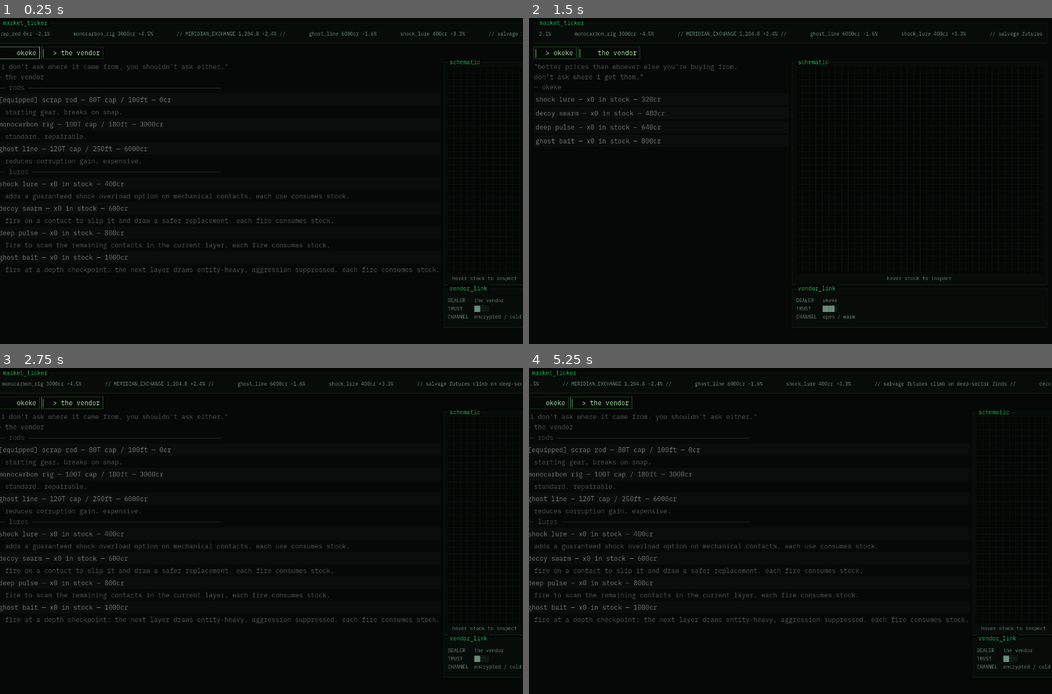
Above: before the commit, frames 1-4 (two rows, left to right).
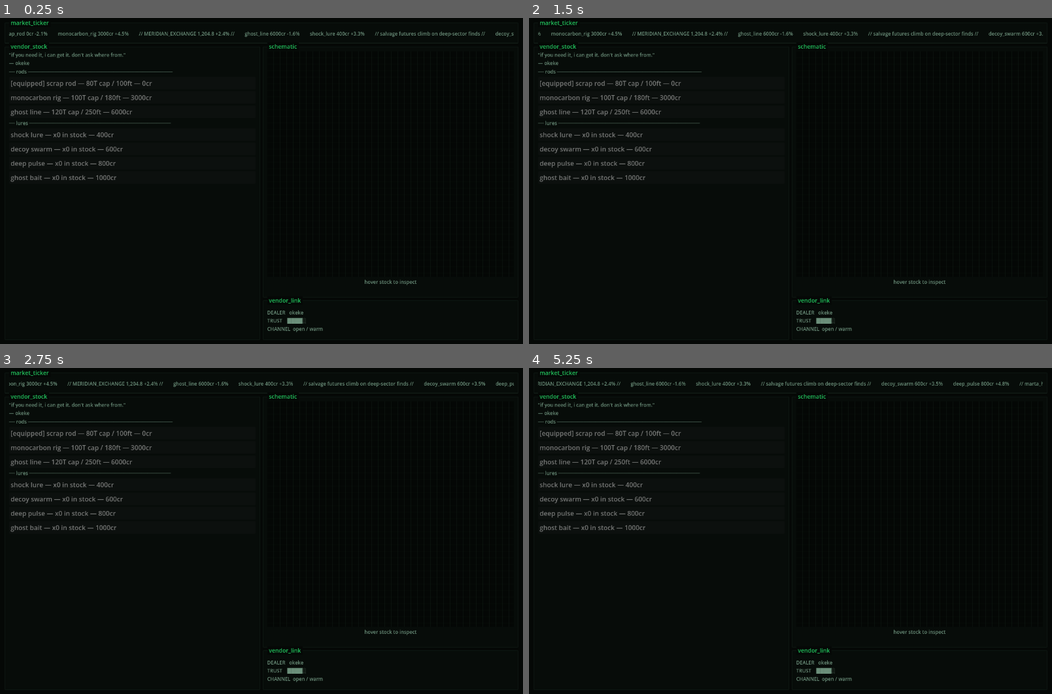
Above: after the commit, the same moments.

Repository: Teeohbee/deadcast
Game: Godot game, scene res://scenes/barge_hub/VendorsLayout.tscn
Two runs of this game, one before a commit and one after it. Both use one fixed random seed, a clock stepped at 60 frames per second and the inputs below. This scene is started directly instead of the project's main scene.
Inputs (mouse positions are in pixels of both pictures, inside the frame that each line leads up to):
- Up to frame 1 (0.25 s): no input
- Up to frame 2 (1.5 s): click (549, 53) at 0.5 s, where only the run before the commit has a clickable "│ okeke"; click (555, 53) at 1.25 s, where only the run before the commit has a clickable "│ > okeke"
- Up to frame 3 (2.75 s): click (78, 403) at 2 s, where only the run before the commit has a clickable "│ the vendor"
- Up to frame 4 (5.25 s): click (602, 403) at 2.75 s, where only the run before the commit has a clickable "│ > the vendor"; click (549, 403) at 3.5 s, where only the run before the commit has a clickable "│ okeke"; click (555, 403) at 4.25 s, where only the run before the commit has a clickable "│ > okeke"; click (607, 403) at 5 s, where only the run before the commit has a clickable "│ the vendor"

The runs differ from the first frame. In frame 1, 5.2% of the frame differs, in the area x 0-100%, y 0-97%; in frame 2, 3.5%; in frame 3, 5.2%; in frame 4, 5.2%.

Commit message:
feat: rework vendors screen with okeke as sole dealer
- Frame the vendor content in a bordered vendor_stock panel to match the
  workshop layout
- Move per-item descriptions out of the list into the schematic panel,
  shown on hover (declutters the list and fixes vertical overflow)
- Scrap 'the vendor'; okeke now sells all rods and lures at base price and
  is always available (no pressure lockout)
- Grab initial keyboard/controller focus on the first buyable item
- Align styling to DeckStyle (action buttons + labels) to match the deck
  and workshop

Simplifies vendor_link to okeke-only and updates the tests.

Diff:
--- a/scenes/barge_hub/VendorsLayout.gd
+++ b/scenes/barge_hub/VendorsLayout.gd
@@ -1,7 +1,6 @@
 # scenes/barge_hub/VendorsLayout.gd
 extends Control
 
-const OKEKE_DISCOUNT: float = 0.8
 const ROD_PATHS: Array[String] = [
 	"res://resources/rods/scrap_rod.tres",
 	"res://resources/rods/monocarbon_rig.tres",
@@ -13,93 +12,30 @@
 	"res://resources/lures/deep_pulse.tres",
 	"res://resources/lures/ghost_bait.tres",
 ]
-@onready var okeke_btn: Button = $MarginContainer/VBoxContainer/VendorButtons/OkekeBtn
-@onready var vendor_btn: Button = $MarginContainer/VBoxContainer/VendorButtons/VendorBtn
-@onready var stock_container: VBoxContainer = $MarginContainer/VBoxContainer/StockRow/StockContainer
-@onready var message_label: Label = $MarginContainer/VBoxContainer/MessageLabel
+@onready var stock_container: VBoxContainer = $MarginContainer/VBoxContainer/StockRow/LeftColumn/StockPanel/VBox/StockContainer
+@onready var message_label: Label = $MarginContainer/VBoxContainer/StockRow/LeftColumn/StockPanel/VBox/MessageLabel
 @onready var _ticker: MarketTicker = $MarginContainer/VBoxContainer/MarketTicker
 @onready var _vendor_link: VendorLink = $MarginContainer/VBoxContainer/StockRow/RightColumn/VendorLink
 @onready var _schematic: ItemSchematic = $MarginContainer/VBoxContainer/StockRow/RightColumn/ItemSchematic
 
-var _active: String = "vendor"
-
 func _ready() -> void:
-	self.theme = UIStyle.get_theme()
-	UIStyle.apply_label(message_label, UIStyle.COL_DIM)
-
-	for btn in [okeke_btn, vendor_btn]:
-		btn.focus_mode = Control.FOCUS_ALL
-		btn.alignment = HORIZONTAL_ALIGNMENT_LEFT
-		UIStyle.apply_button(btn)
-		for st: String in ["normal", "hover", "focus", "pressed"]:
-			(btn.get_theme_stylebox(st) as StyleBoxFlat).content_margin_left = 0
-
-	okeke_btn.pressed.connect(func(): _select("okeke"))
-	vendor_btn.pressed.connect(func(): _select("vendor"))
-
-	_refresh_vendor_tabs()
-	_vendor_link.refresh(_active)
-	_build_stock()
-	okeke_btn.grab_focus()
-
-func _select(vendor: String) -> void:
-	_active = vendor
-	message_label.text = ""
-	_refresh_vendor_tabs()
-	_vendor_link.refresh(vendor)
+	DeckStyle.apply_label(message_label, DeckStyle.DIM, DeckStyle.SIZE_BODY)
+	_vendor_link.refresh()
 	_build_stock()
 
-func _refresh_vendor_tabs() -> void:
-	okeke_btn.text = "│  > okeke" if _active == "okeke" else "│    okeke"
-	vendor_btn.text = "│  > the vendor" if _active == "vendor" else "│    the vendor"
-
+# Okeke is the deck's sole dealer: rods and lures, base price, always open.
 func _build_stock() -> void:
 	for child in stock_container.get_children():
 		child.queue_free()
 	_schematic.clear()
 	await get_tree().process_frame
 
-	if _active == "okeke":
-		_build_okeke_stock()
-	else:
-		_build_vendor_stock()
-
-func _build_okeke_stock() -> void:
-	if GameState.pressure_level >= 3:
-		var msg := Label.new()
-		msg.text = "\"marta's people came by. i can't help you right now. sorry.\"\n— okeke"
-		UIStyle.apply_label(msg, UIStyle.COL_DEBT)
-		stock_container.add_child(msg)
-		return
-
-	_add_dim_label("\"better prices than whoever else you're buying from.\ndon't ask where i get them.\"\n— okeke")
-
-	for path in LURE_PATHS:
-		var lure: LureData = load(path)
-		var price := int(lure.purchase_cost * OKEKE_DISCOUNT)
-		var qty: int = GameState.lure_inventory.get(GameState.get_lure_id(lure), 0)
-		var btn := _make_stock_btn(
-			"%s — x%d in stock — %dcr" % [lure.lure_name.to_lower(), qty, price],
-			GameState.credits < price)
-		var lure_ref := lure
-		btn.pressed.connect(func(): _buy_lure(lure_ref, price))
-		_wire_inspect(btn, "lure", lure.effect, lure.lure_name)
-		stock_container.add_child(btn)
-
-func _build_vendor_stock() -> void:
-	_add_dim_label("\"i don't ask where it came from. you shouldn't ask either.\"\n— the vendor")
-
-	var multiplier := GameState.get_vendor_price_multiplier()
-	if multiplier > 1.0:
-		var warn := Label.new()
-		warn.text = "pressure surcharge: prices +20%"
-		UIStyle.apply_label(warn, UIStyle.COL_WARNING)
-		stock_container.add_child(warn)
+	_add_dim_label("\"if you need it, i can get it. don't ask where from.\"\n— okeke")
 
 	_add_stock_header("── rods ─────────────────────────────────────────────────")
 	for path in ROD_PATHS:
 		var rod: RodData = load(path)
-		var price := int(rod.purchase_cost * multiplier)
+		var price := rod.purchase_cost
 		var equipped := GameState.current_rod and GameState.current_rod.rod_name == rod.rod_name
 		var label := "%s%s — %dT cap / %dft — %dcr" % [
 			"[equipped] " if equipped else "", rod.rod_name.to_lower(),
@@ -107,15 +43,13 @@
 		var btn := _make_stock_btn(label, equipped or price == 0 or GameState.credits < price)
 		var rod_ref := rod
 		btn.pressed.connect(func(): _buy_rod(rod_ref, price))
-		_wire_inspect(btn, "rod", ROD_PATHS.find(path), rod.rod_name)
+		_wire_inspect(btn, "rod", ROD_PATHS.find(path), rod.rod_name, rod.description)
 		stock_container.add_child(btn)
-		if rod.description != "":
-			_add_dim_label("  " + rod.description.to_lower())
 
 	_add_stock_header("── lures ────────────────────────────────────────────────")
 	for path in LURE_PATHS:
 		var lure: LureData = load(path)
-		var price := int(lure.purchase_cost * multiplier)
+		var price := lure.purchase_cost
 		var qty: int = GameState.lure_inventory.get(GameState.get_lure_id(lure), 0)
 		var stock_str := "∞" if qty == GameState.INFINITE_STOCK else "x%d" % qty
 		var btn := _make_stock_btn(
@@ -123,14 +57,21 @@
 			price == 0 or GameState.credits < price)
 		var lure_ref := lure
 		btn.pressed.connect(func(): _buy_lure(lure_ref, price))
-		_wire_inspect(btn, "lure", lure.effect, lure.lure_name)
+		_wire_inspect(btn, "lure", lure.effect, lure.lure_name, lure.description)
 		stock_container.add_child(btn)
-		if lure.description != "":
-			_add_dim_label("  " + lure.description.to_lower())
 
-func _wire_inspect(btn: Button, kind: String, variant: int, item_name: String) -> void:
-	btn.focus_entered.connect(func(): _schematic.show_item(kind, variant, item_name))
-	btn.mouse_entered.connect(func(): _schematic.show_item(kind, variant, item_name))
+	# Hand keyboard/controller focus to the first buyable item so nav works on load.
+	_focus_first_buyable()
+
+func _focus_first_buyable() -> void:
+	for child in stock_container.get_children():
+		if child is Button and not (child as Button).disabled:
+			(child as Button).grab_focus()
+			return
+
+func _wire_inspect(btn: Button, kind: String, variant: int, item_name: String, description: String = "") -> void:
+	btn.focus_entered.connect(func(): _schematic.show_item(kind, variant, item_name, description))
+	btn.mouse_entered.connect(func(): _schematic.show_item(kind, variant, item_name, description))
 
 func _make_stock_btn(text: String, disabled: bool) -> Button:
 	var btn := Button.new()
@@ -138,19 +79,21 @@
 	btn.alignment = HORIZONTAL_ALIGNMENT_LEFT
 	btn.text = text
 	btn.disabled = disabled
-	UIStyle.apply_button(btn)
+	DeckStyle.apply_action_button(btn)
 	return btn
 
 func _add_stock_header(text: String) -> void:
 	var lbl := Label.new()
 	lbl.text = text
-	UIStyle.apply_label(lbl, UIStyle.COL_SEP)
+	DeckStyle.apply_label(lbl, DeckStyle.DIM, DeckStyle.SIZE_AMBIENT)
 	stock_container.add_child(lbl)
 
 func _add_dim_label(text: String) -> void:
 	var lbl := Label.new()
 	lbl.text = text
-	UIStyle.apply_label(lbl, UIStyle.COL_DIM)
+	# Wrap so long item descriptions can't blow the panel out past the screen edge.
+	lbl.autowrap_mode = TextServer.AUTOWRAP_WORD_SMART
+	DeckStyle.apply_label(lbl, DeckStyle.DIM, DeckStyle.SIZE_AMBIENT)
 	stock_container.add_child(lbl)
 
 func _buy_rod(rod: RodData, price: int) -> void:
--- a/scenes/barge_hub/VendorsLayout.tscn
+++ b/scenes/barge_hub/VendorsLayout.tscn
@@ -1,9 +1,10 @@
-[gd_scene load_steps=5 format=3]
+[gd_scene load_steps=6 format=3]
 
 [ext_resource type="Script" path="res://scenes/barge_hub/VendorsLayout.gd" id="1_vl"]
 [ext_resource type="PackedScene" path="res://scenes/barge_hub/panels/MarketTicker.tscn" id="2_mt"]
 [ext_resource type="PackedScene" path="res://scenes/barge_hub/panels/VendorLink.tscn" id="3_vk"]
 [ext_resource type="PackedScene" path="res://scenes/barge_hub/panels/ItemSchematic.tscn" id="4_is"]
+[ext_resource type="Script" path="res://scenes/barge_hub/panels/terminal_panel.gd" id="5_tp"]
 
 [node name="VendorsLayout" type="Control"]
 script = ExtResource("1_vl")
@@ -35,20 +36,25 @@
 
 [node name="MarketTicker" parent="MarginContainer/VBoxContainer" instance=ExtResource("2_mt")]
 
-[node name="VendorButtons" type="HBoxContainer" parent="MarginContainer/VBoxContainer"]
-
-[node name="OkekeBtn" type="Button" parent="MarginContainer/VBoxContainer/VendorButtons"]
-text = ""
-
-[node name="VendorBtn" type="Button" parent="MarginContainer/VBoxContainer/VendorButtons"]
-text = ""
-
 [node name="StockRow" type="HBoxContainer" parent="MarginContainer/VBoxContainer"]
 size_flags_vertical = 3
 theme_override_constants/separation = 8
 
-[node name="StockContainer" type="VBoxContainer" parent="MarginContainer/VBoxContainer/StockRow"]
+[node name="LeftColumn" type="VBoxContainer" parent="MarginContainer/VBoxContainer/StockRow"]
 size_flags_horizontal = 3
+
+[node name="StockPanel" type="PanelContainer" parent="MarginContainer/VBoxContainer/StockRow/LeftColumn"]
+script = ExtResource("5_tp")
+size_flags_vertical = 3
+title = "vendor_stock"
+
+[node name="VBox" type="VBoxContainer" parent="MarginContainer/VBoxContainer/StockRow/LeftColumn/StockPanel"]
+theme_override_constants/separation = 8
+
+[node name="StockContainer" type="VBoxContainer" parent="MarginContainer/VBoxContainer/StockRow/LeftColumn/StockPanel/VBox"]
+
+[node name="MessageLabel" type="Label" parent="MarginContainer/VBoxContainer/StockRow/LeftColumn/StockPanel/VBox"]
+text = ""
 
 [node name="RightColumn" type="VBoxContainer" parent="MarginContainer/VBoxContainer/StockRow"]
 size_flags_horizontal = 3
@@ -57,6 +63,3 @@
 [node name="ItemSchematic" parent="MarginContainer/VBoxContainer/StockRow/RightColumn" instance=ExtResource("4_is")]
 
 [node name="VendorLink" parent="MarginContainer/VBoxContainer/StockRow/RightColumn" instance=ExtResource("3_vk")]
-
-[node name="MessageLabel" type="Label" parent="MarginContainer/VBoxContainer"]
-text = ""
--- a/scenes/barge_hub/panels/item_schematic.gd
+++ b/scenes/barge_hub/panels/item_schematic.gd
@@ -7,6 +7,7 @@
 
 var _view: WireframeView
 var _caption: Label
+var _description: Label
 
 func _ready() -> void:
 	title = "schematic"
@@ -27,12 +28,20 @@
 	DeckStyle.apply_label(_caption, DeckStyle.DIM, DeckStyle.SIZE_AMBIENT)
 	root.add_child(_caption)
 
+	_description = Label.new()
+	_description.horizontal_alignment = HORIZONTAL_ALIGNMENT_CENTER
+	_description.autowrap_mode = TextServer.AUTOWRAP_WORD_SMART
+	DeckStyle.apply_label(_description, DeckStyle.DIM, DeckStyle.SIZE_AMBIENT)
+	root.add_child(_description)
+
 	clear()
 
-func show_item(kind: String, item_variant: int, item_name: String) -> void:
+func show_item(kind: String, item_variant: int, item_name: String, description: String = "") -> void:
 	_view.set_item(kind, item_variant)
 	_caption.text = item_name.to_lower()
+	_description.text = description.to_lower()
 
 func clear() -> void:
 	_view.set_item("", 0)
 	_caption.text = "hover stock to inspect"
+	_description.text = ""
--- a/scenes/barge_hub/panels/vendor_link.gd
+++ b/scenes/barge_hub/panels/vendor_link.gd
@@ -13,23 +13,17 @@
 	DeckStyle.apply_label(_body, DeckStyle.DIM, DeckStyle.SIZE_AMBIENT)
 	add_child(_body)
 
-	refresh("okeke")
+	refresh()
 
-# Pure per-vendor channel descriptor. Tested directly.
-func link_info(vendor: String) -> Dictionary:
-	if vendor == "okeke":
-		return {
-			"dealer": "okeke",
-			"trust": "████░",
-			"channel": "open / warm",
-		}
+# Okeke channel descriptor. Tested directly.
+func link_info() -> Dictionary:
 	return {
-		"dealer": "the vendor",
-		"trust": "██░░░",
-		"channel": "encrypted / cold",
+		"dealer": "okeke",
+		"trust": "████░",
+		"channel": "open / warm",
 	}
 
-func refresh(vendor: String) -> void:
-	var info := link_info(vendor)
+func refresh() -> void:
+	var info := link_info()
 	_body.text = "DEALER   %s\nTRUST    %s\nCHANNEL  %s" % [
 		info.dealer, info.trust, info.channel]
--- a/tests/test_vendor_link.gd
+++ b/tests/test_vendor_link.gd
@@ -9,14 +9,10 @@
 	return p
 
 func test_okeke_reads_warm() -> void:
-	var info: Dictionary = _make().link_info("okeke")
+	var info: Dictionary = _make().link_info()
 	assert_string_contains(info.channel, "warm")
 
-func test_vendor_reads_cold() -> void:
-	var info: Dictionary = _make().link_info("vendor")
-	assert_string_contains(info.channel, "cold")
-
-func test_refresh_updates_dealer_label() -> void:
+func test_refresh_shows_okeke_as_dealer() -> void:
 	var p := _make()
-	p.refresh("okeke")
+	p.refresh()
 	assert_string_contains(p._body.text, "okeke")
--- a/tests/test_vendors_layout.gd
+++ b/tests/test_vendors_layout.gd
@@ -18,8 +18,26 @@
 	assert_not_null(s._ticker)
 	assert_not_null(s._vendor_link)
 
-func test_link_follows_active_vendor() -> void:
+func test_link_shows_okeke() -> void:
 	var s := _make()
 	await get_tree().process_frame
-	s._select("okeke")
 	assert_string_contains(s._vendor_link._body.text, "okeke")
+
+func test_okeke_sells_rods_and_lures() -> void:
+	var s := _make()
+	await get_tree().process_frame
+	await get_tree().process_frame
+	var stock := ""
+	for child in s.stock_container.get_children():
+		if child is Button:
+			stock += child.text + "\n"
+	assert_string_contains(stock, "scrap rod")
+	assert_string_contains(stock, "shock lure")
+
+func test_focus_lands_on_buyable_item_on_load() -> void:
+	var s := _make()
+	await get_tree().process_frame
+	await get_tree().process_frame
+	var focused := s.get_viewport().gui_get_focus_owner()
+	assert_true(focused is Button, "a stock button should hold focus on load")
+	assert_false((focused as Button).disabled, "focused item should be buyable")
